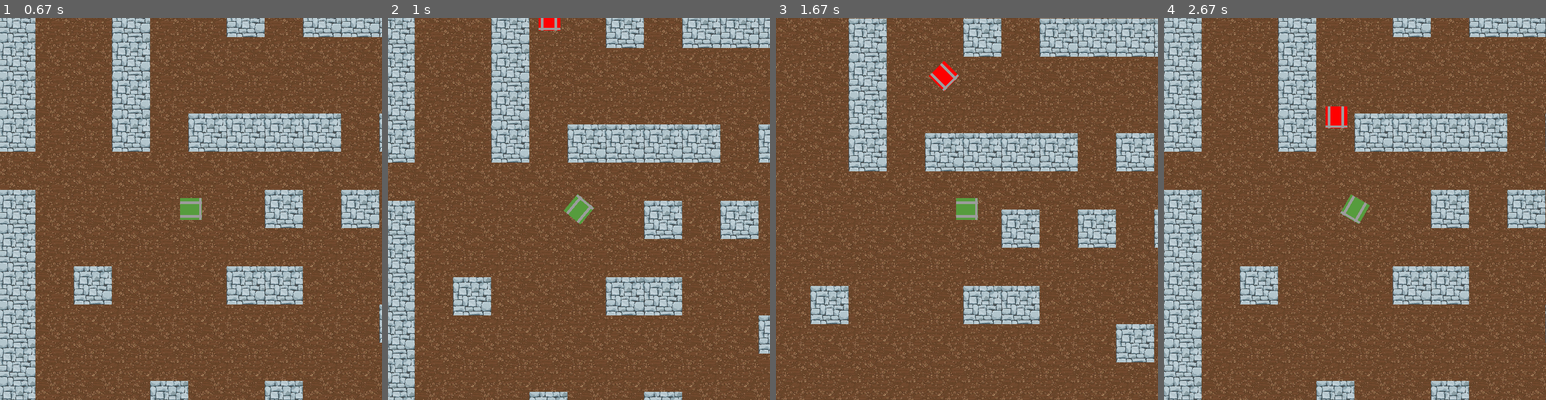
Above: before the commit, frames 1-4 (left to right).
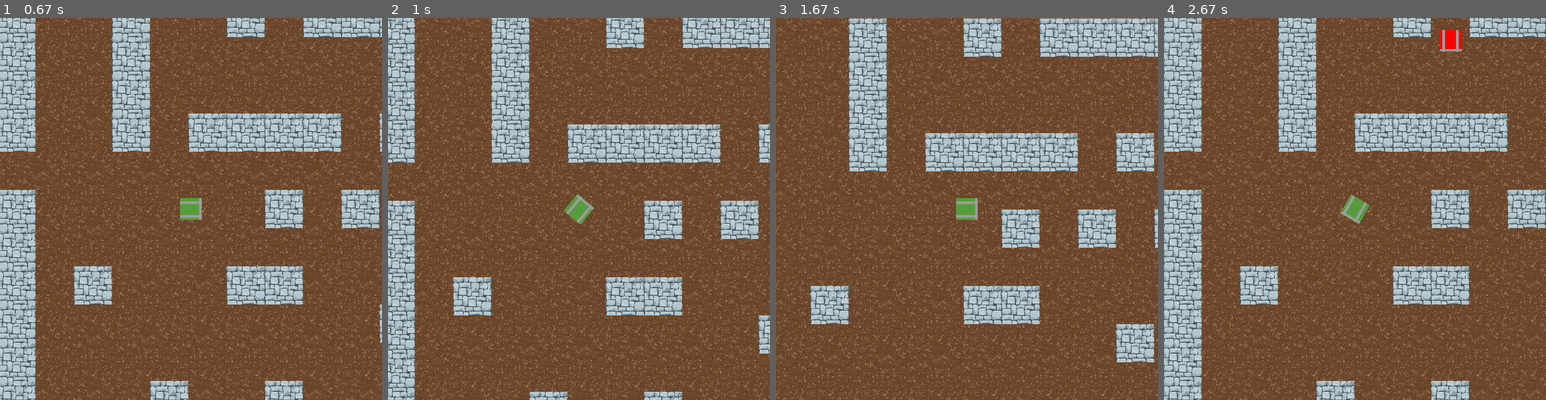
Above: after the commit, the same moments.

Repository: Camleaf/ICS3U
Game: pygame game, started from U3/main.py
Same seed, same stepped clock (60 frames per second), same inputs: the game is played once before the commit and once after it.
Inputs:
- Up to frame 1 (0.67 s): hold Right from 0.33 s (still down)
- Up to frame 2 (1 s): release Right at 0.8 s; hold Up from 0.83 s (still down)
- Up to frame 3 (1.67 s): release Up at 1.13 s; hold Right 1.17-1.63 s
- Up to frame 4 (2.67 s): hold Left 1.67-2.2 s; hold Down 2.23-2.53 s; hold Left from 2.57 s (still down)

Frame 1 is identical in both runs. In frame 2, 0.2% of the frame differs, in the area x 39-46%, y 0-4%; in frame 3, 0.3%; in frame 4, 0.7%, in the area x 42-78%, y 3-29%.

Commit message:
Pathfinding working

Diff:
--- a/U3/main.py
+++ b/U3/main.py
@@ -26,7 +26,7 @@
 walls = Walls(GAME_BASE,GAME_HEIGHT, DISPLAY_BASE, DISPLAY_HEIGHT)
 player = Player(PICKLE_GREEN,40,40,DISPLAY_BASE, DISPLAY_HEIGHT, GAME_BASE, GAME_HEIGHT)
 player_container = Create_Container(player)
-enemies = Enemies(1,40,40,DISPLAY_BASE, DISPLAY_HEIGHT, GAME_BASE, GAME_HEIGHT, walls, player.camera_x, player.camera_y)
+enemies = Enemies(1,40,40,GAME_BASE, GAME_HEIGHT,DISPLAY_BASE, DISPLAY_HEIGHT, walls, player.camera_x, player.camera_y)
 
 
 # Threads
--- a/U3/utils/enemies/enemy.py
+++ b/U3/utils/enemies/enemy.py
@@ -22,7 +22,7 @@
         self.is_alive = True
         self.image = self.image_orig.copy()
         self.rect = self.image.get_rect()
-        self.rect.center = [posx-DISPLAY_BASE//2+GAME_BASE//2, posy-DISPLAY_HEIGHT//2+GAME_HEIGHT//2] # this is just initial we change it later
+        self.rect.center = [posx-GAME_BASE//2+DISPLAY_BASE//2, posy-GAME_HEIGHT//2+DISPLAY_HEIGHT//2] # this is just initial we change it later
         self.rotation_target = 180
         self.rotation = 180
         self.prev_case = 180
@@ -35,13 +35,11 @@
 
     def pathfind(self,maze):
         """A thread which continually runs the a-star algorithm to get the path towards the player"""
-        #print("locked")
 
 
         start_node = Tile(None, (int(self.x//70),int(self.y//70)), 0, 0)
         end_node = (int(self.camera_x//70), int(self.camera_y//70))
         visited = [[False for i in range(len(maze[0]))] for _ in range(len(maze))]
-        print(start_node,end_node)
 
         if start_node.position == end_node:
             self.pathfinding_active = False
@@ -50,9 +48,7 @@
         heap = [] # list of tiles
         heapq.heappush(heap, start_node)
         self.path = self.a_star(visited,end_node,heap, maze, start_node)[1:]
-        print(self.path)
         self.pathfinding_active = False
-        #print("unlocked")
         sys.exit()
 
 
@@ -80,7 +76,6 @@
             y = -2
         elif self.cur_move_target[1] > self.y:
             y = 2
-        # print(self.cur_move_target, (self.x, self.y),x, y)
         self.x += x
         self.y += y
 
@@ -137,8 +132,10 @@
 
     def a_star(self,visited,end_node,heap, maze, start_node):
         """A star algorithm modified for the grid used in this projects"""
-
         # once bullets get introduced I can just temporarily modify the maze in each cycle to have bullets as the maze. Then the bots will pathfind away from bullets
+        # so the astar breaks whenever the player goes past or equal to 10 on x or y axis
+        #    update: start node is fine. end node is fine. all the passed inputs are fine WHAT THE HELL IS HAPPENING
+        #    update: i fixed it the issue was I swapped game height/bsae with display height/base :facepalm:
         while heap:
             current_tile:Tile = heapq.heappop(heap) # because of heap object we always have lowest cost
             visited[current_tile.position[1]][current_tile.position[0]] = True
@@ -153,11 +150,13 @@
 
             # create children of current node
             for vector in ((1,0),(-1,0),(0,1),(0,-1)): # horizontal vectors
+
                 child_position = (
                     current_tile.position[0]+vector[0], # x
                     current_tile.position[1]+vector[1]  # y
                 )
-
+                # print()
+                # print(end_node, current_tile.position, child_position)
                 if not 0 <= child_position[0] < len(maze[0]) or not 0 <= child_position[1] < len(maze):
                     # check for out of bounds
                     continue
--- a/U3/utils/enemies/main.py
+++ b/U3/utils/enemies/main.py
@@ -67,7 +67,7 @@
             #print(unit.x-camera_x+self.GAME_BASE//2, unit.y-camera_y+self.GAME_HEIGHT//2)
             unit.player_pass(camera_x,camera_y)
 
-            DISPLAY.blit(unit.image, (unit.x-camera_x+self.GAME_BASE//2+(35/2), unit.y-camera_y+self.GAME_HEIGHT//2+(35/2)))
+            DISPLAY.blit(unit.image, (unit.x-camera_x+self.DISPLAY_BASE//2+(35/2), unit.y-camera_y+self.DISPLAY_HEIGHT//2+(35/2)))
 
     def create_pathfinding_grid(self, walls):
         self.grid = []
